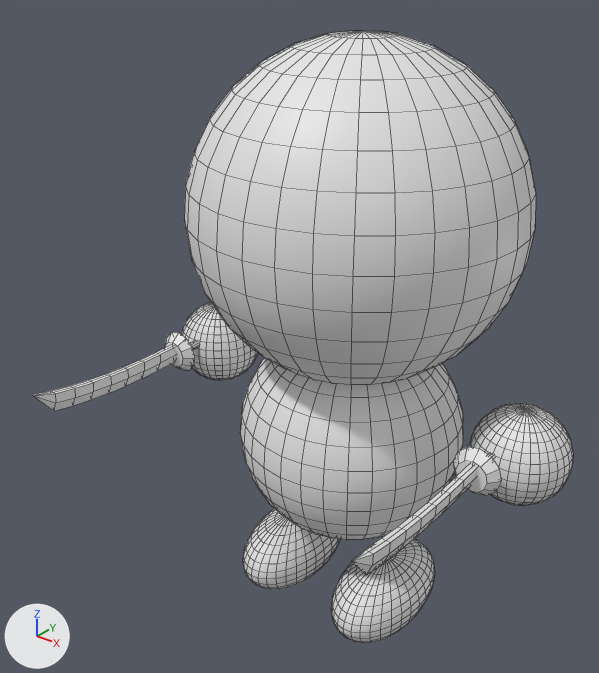
One commit to the FBX model Resources/ModelFBX/Player/TwinSword/TwinSword_Neutral.fbx: the scene before it, then after it.
One viewpoint serves both versions: a camera (50 mm lens) standing at (3.64, -5.3, 5.69) and looking at (-0.16, -0.55, 2.74). Lighting does not change. The marker at lower left points along +X, +Y and +Z. Mesh edges are drawn as thin lines. Where no turn or scale is listed for an object, it has been applied to the vertices. Vertices at the same position are counted once.

In view in the first picture: 'PlayerBody'.
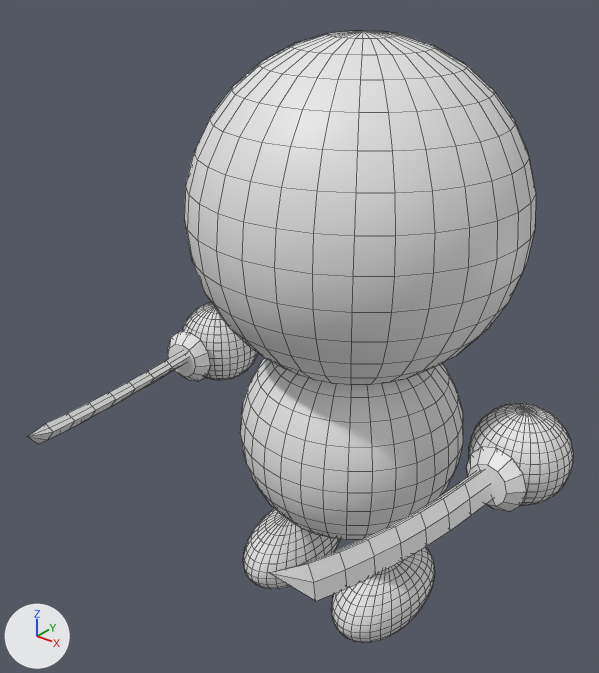
Patch to the scene script:
```diff
--- a/Resources/ModelFBX/Player/TwinSword/TwinSword_Neutral.fbx.py
+++ b/Resources/ModelFBX/Player/TwinSword/TwinSword_Neutral.fbx.py
@@ me_球 @@
 me_球.from_pydata(...)  # 2926 vertices, 3034 faces; spans x -1.99..1.99, y -2.16..1.37, z -3.68..1.38
 # used by ob_playerbody; location = (0.0, 0.0, 3.67)
+# me_球 part 1: the loose piece of 96 vertices spanning x -1.76..-1.37, y -0.66..-0.05, z -1.7..-1.31 is deleted
+# me_球 part 2: the loose piece of 96 vertices spanning x 1.32..1.71, y -0.66..-0.05, z -1.7..-1.31 is deleted
+# me_球 part 3: the loose piece of 50 vertices spanning x 1.49..1.55, y -2.16..-0.63, z -1.59..-1.27 is deleted
+# me_球 part 4: the loose piece of 50 vertices spanning x -1.6..-1.53, y -2.16..-0.63, z -1.59..-1.27 is deleted
@@ me_円柱 @@
+me_円柱.from_pydata(...)  # 148 vertices, 140 faces; spans x -0.24..0.45, y -2.17..0.59, z -0.26..0.31
@@ me_円柱_001 @@
+me_円柱_001.from_pydata(...)  # 148 vertices, 140 faces; spans x -0.45..0.24, y -2.17..0.59, z -0.26..0.31
@@ ob_円柱 @@
+ob_円柱 = bpy.data.objects.new('円柱', me_円柱)
+ob_円柱.location = (-1.61, -0.33, 2.05)
@@ ob_円柱_001 @@
+ob_円柱_001 = bpy.data.objects.new('円柱.001', me_円柱_001)
+ob_円柱_001.location = (1.62, -0.32, 2.05)
```

Boxes [x1, y1, x2, y2] around the edits, measured in the pictures (599 x 673 px):
'PlayerBody', reshaped (28% narrower): before [33, 31, 573, 642]; after [182, 31, 573, 642]
'円柱.001', added: after [269, 447, 527, 601]
'円柱', added: after [28, 331, 211, 444]
part 1 of me_球, deleted: before [165, 332, 199, 371]
part 2 of me_球, deleted: before [453, 447, 502, 495]
part 3 of me_球, deleted: before [352, 465, 477, 575]
part 4 of me_球, deleted: before [33, 345, 176, 411]
